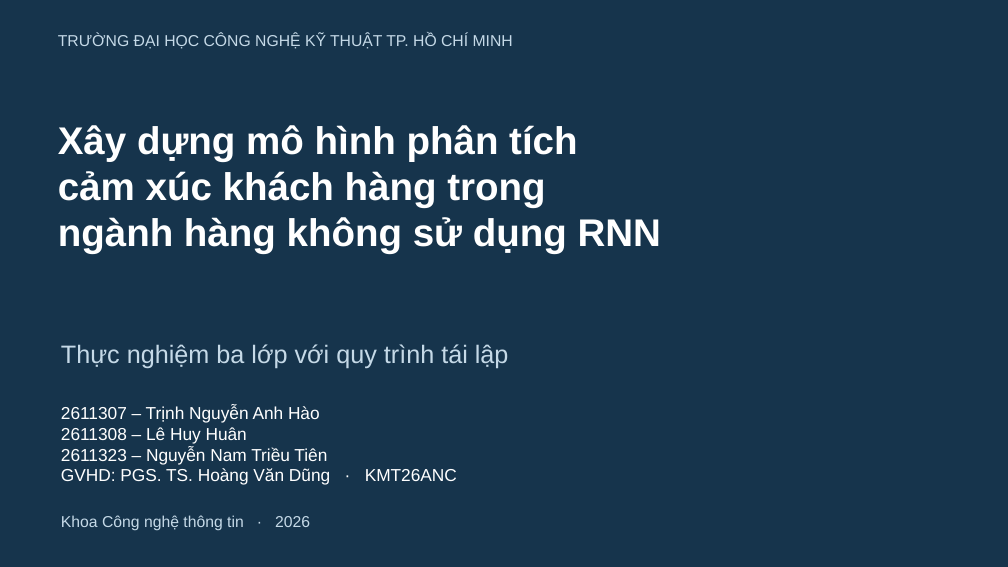
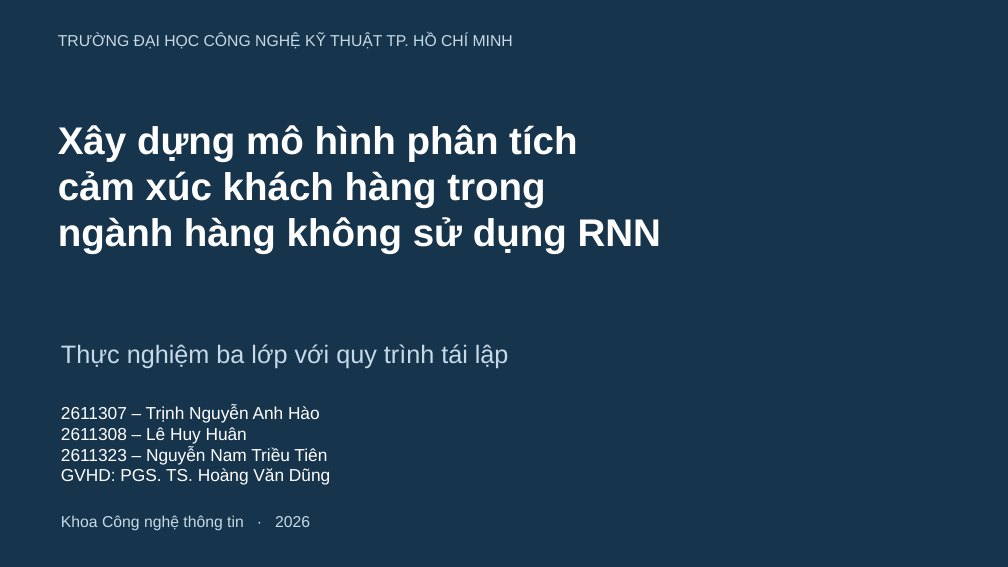
Before and after one commit to nguyennamtrieutien/airline-rnn-sentiment-analysis, a slide deck: slide 1 of reports/final/ThuyetTrinh_Airline_RNN.pptx. Drawn at 1008x567 pixels with LibreOffice and Linux fonts; fonts in the diff are those of the drawing. Boxes give left, top, right and bottom in pixels: in the first picture for what was removed or moved away, otherwise in the second. Text is boxed around its words. In the diff, an @@ line names an element or a change of style, - is before the commit and + after.

Commit message:
Remove group class from website, slides and document builders

```diff
--- a/reports/final/ThuyetTrinh_Airline_RNN.pptx
+++ b/reports/final/ThuyetTrinh_Airline_RNN.pptx
@@ text at bbox=[61, 468, 330, 485]: text changed @@
-GVHD: PGS. TS. Hoàng Văn Dũng · KMT26ANC
+GVHD: PGS. TS. Hoàng Văn Dũng
```
Also in this commit, not shown: 6 other files.
